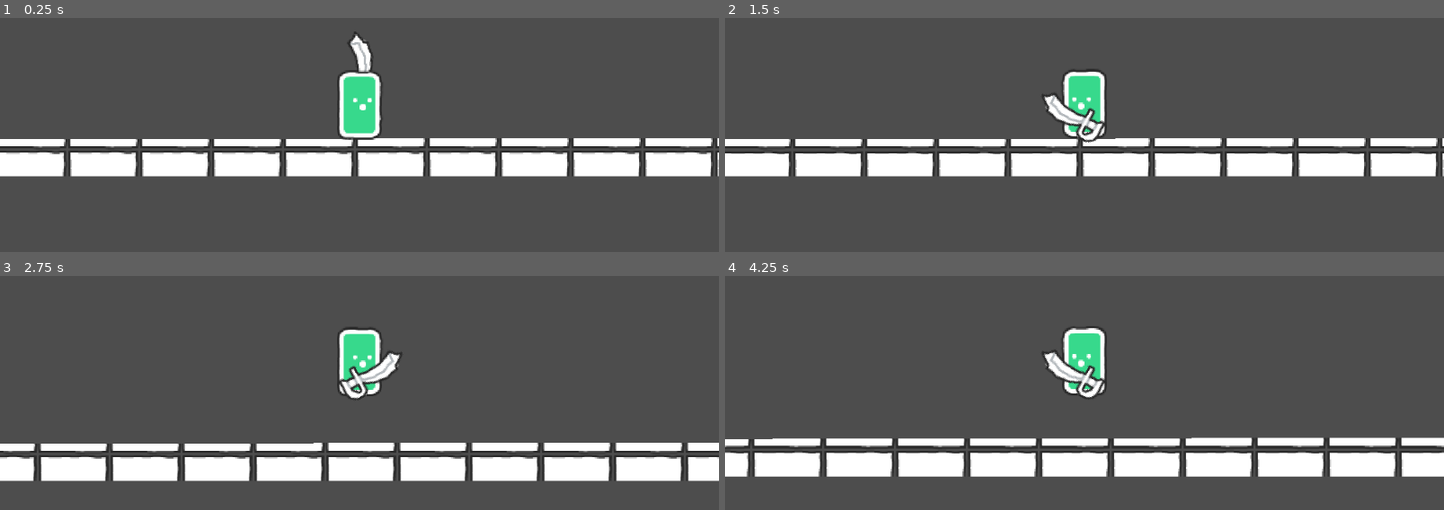
Above: before the commit, frames 1-4 (two rows, left to right).
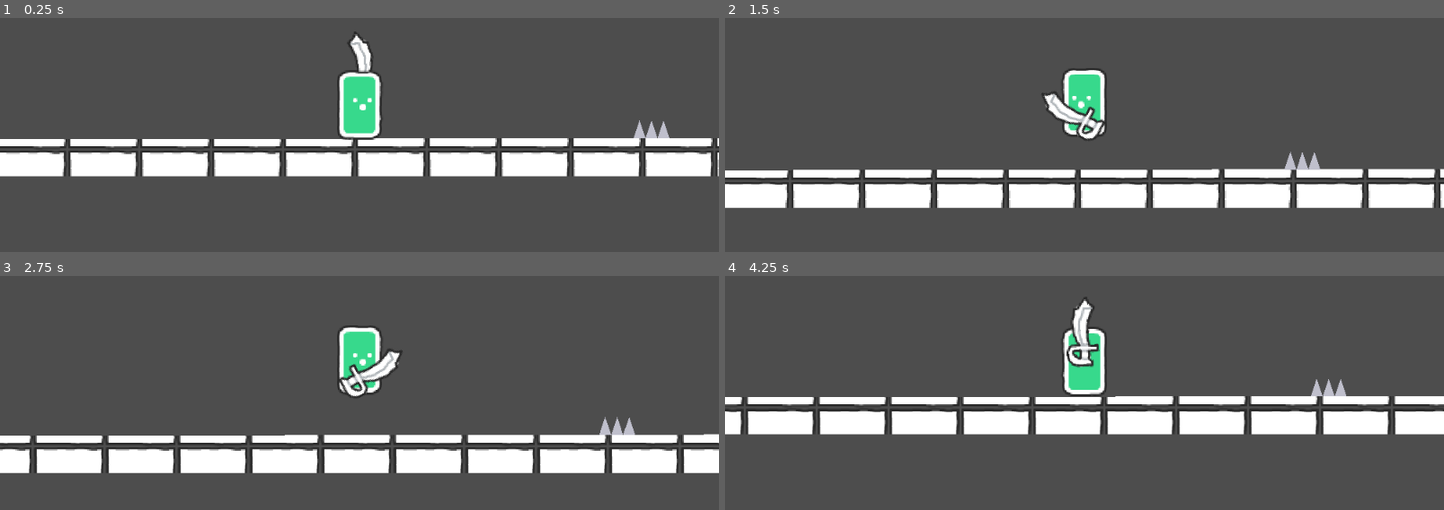
Above: after the commit, the same moments.

Repository: WolfgangSenff/intro-to-eventresource-pattern
Game: Godot game, scene res://scenes/levels/level_base.tscn
Same seed, same stepped clock (60 frames per second), same inputs: the game is played once before the commit and once after it.
Inputs:
- Up to frame 1 (0.25 s): no input
- Up to frame 2 (1.5 s): hold D (move_right) 0.53-1.28 s; tap Shift (dash) at 0.6 s; tap Space (jump) at 0.77, 0.8, 1.07, 1.35 s; hold A (move_left) from 1.28 s (still down)
- Up to frame 3 (2.75 s): tap Space (jump) at 1.52, 1.82, 2.3 s; tap Shift (dash) at 1.55, 2.1 s; release A (move_left) at 2.03 s; hold D (move_right) from 2.03 s (still down)
- Up to frame 4 (4.25 s): tap Shift (dash) at 2.85 s; tap Space (jump) at 3.02, 3.32, 3.6, 3.77, 4.07 s; release D (move_right) at 3.53 s; hold A (move_left) from 3.53 s (still down)

The runs differ from the first frame. In frame 1, 0.2% of the frame differs, in the area x 88-94%, y 43-52%; in frame 2, 24%; in frame 3, 15%; in frame 4, 30%, in the area x 0-100%, y 8-86%.

Commit message:
Video 2: Moving to other components and events

Diff:
--- a/components/dash_component.gd
+++ b/components/dash_component.gd
@@ -2,7 +2,6 @@
 extends ComponentBase
 
 @export var body: CharacterBody2D
-@export var animation_player: AnimationPlayer
 @export var facing: Node2D
 @export var speed := 320.0
 @export var duration := 0.15
@@ -16,7 +15,6 @@
 		time_left = duration
 		body.set_physics_process(false)
 		cooldown_left = 0.0
-		animation_player.play("dash")
 
 func _physics_process(delta: float) -> void:
 	if time_left <= 0.0:
@@ -25,7 +23,6 @@
 
 	time_left -= delta
 	body.velocity = Vector2(facing.scale.x * speed, 0.0)
-	body.move_and_slide()
 
 	if time_left <= 0.0:
 		body.set_physics_process(true)
--- /dev/null
+++ b/components/double_jump_component.gd
@@ -0,0 +1,18 @@
+class_name DoubleJumpComponent
+extends ComponentBase
+
+@export var jump: JumpComponent
+@export_range(0.0, 1.0) var strength := 0.85
+@export var air_jumps := 1
+
+var jumps_left = 0
+
+func _on_event(..._args: Array) -> void:
+	var falling = jump.body.velocity.y > 0.0 and not jump.body.is_on_floor()
+	if falling and jumps_left > 0:
+		jumps_left -= 1
+		jump.body.velocity.y = jump.jump_velocity * strength
+
+func _physics_process(_delta: float) -> void:
+	if jump.body.is_on_floor():
+		jumps_left = air_jumps
--- /dev/null
+++ b/components/facing_component.gd
@@ -0,0 +1,8 @@
+class_name FacingComponent
+extends ComponentBase
+
+@export var sprite: Node2D
+
+func _on_event(...args: Array) -> void:
+	var direction = args[0]
+	sprite.scale.x = -1 if direction < 0 else 1
--- /dev/null
+++ b/components/gravity.tscn
@@ -0,0 +1,7 @@
+[gd_scene format=3 uid="uid://c5woehmu548t8"]
+
+[ext_resource type="Script" uid="uid://cwhpb2brjfqr5" path="res://components/gravity_component.gd" id="1_7yg66"]
+
+[node name="Gravity" type="Node" unique_id=962012914 node_paths=PackedStringArray("body")]
+script = ExtResource("1_7yg66")
+body = NodePath("")
--- /dev/null
+++ b/components/gravity_component.gd
@@ -0,0 +1,7 @@
+class_name GravityComponent
+extends Node
+
+@export var body: CharacterBody2D
+
+func _physics_process(delta: float) -> void:
+	body.velocity += body.get_gravity() * delta
--- /dev/null
+++ b/components/hurt_player_area_component.gd
@@ -0,0 +1,14 @@
+class_name HurtPlayerAreaComponent
+extends Area2D
+
+@export var hurt_player: EventResource
+@export var knocks_back := true
+
+func _ready() -> void:
+	body_entered.connect(_on_body_entered)
+
+func _on_body_entered(_body: Node2D) -> void:
+	if knocks_back:
+		hurt_player.event.emit(global_position)
+	else:
+		hurt_player.event.emit()
--- /dev/null
+++ b/components/hurt_player_component.gd
@@ -0,0 +1,31 @@
+class_name HurtPlayerComponent
+extends ComponentBase
+
+@export var body: CharacterBody2D
+@export var animation_player: AnimationPlayer
+@export var knockback_speed := 200.0
+@export var knockback_lift := -150.0
+@export var knockback_duration := 0.25
+
+var time_left = 0.0
+
+func _on_event(...args: Array) -> void:
+	animation_player.play("hurt")
+	if args:
+		knock_back_from(args[0])
+
+func knock_back_from(from: Vector2) -> void:
+	var away = signf(body.global_position.x - from.x)
+	body.velocity = Vector2(away * knockback_speed, knockback_lift)
+	time_left = knockback_duration
+	body.set_physics_process(false)
+
+func _physics_process(delta: float) -> void:
+	if time_left <= 0.0:
+		return
+
+	time_left -= delta
+	body.velocity += body.get_gravity() * delta
+
+	if time_left <= 0.0:
+		body.set_physics_process(true)
--- /dev/null
+++ b/components/jump_component.gd
@@ -0,0 +1,9 @@
+class_name JumpComponent
+extends ComponentBase
+
+@export var body: CharacterBody2D
+@export var jump_velocity := -300.0
+
+func _on_event(..._args: Array) -> void:
+	if body.is_on_floor():
+		body.velocity.y = jump_velocity
--- /dev/null
+++ b/components/move_and_slide.gd
@@ -0,0 +1,7 @@
+class_name MoveAndSlideComponent
+extends Node
+
+@export var body: CharacterBody2D
+
+func _physics_process(_delta: float) -> void:
+	body.move_and_slide()
--- /dev/null
+++ b/components/move_and_slide.tscn
@@ -0,0 +1,7 @@
+[gd_scene format=3 uid="uid://cj1y68a5485g2"]
+
+[ext_resource type="Script" uid="uid://c3xhnov0pcn7j" path="res://components/move_and_slide.gd" id="1_move"]
+
+[node name="MoveAndSlide" type="Node" unique_id=1765221062]
+process_physics_priority = 2
+script = ExtResource("1_move")
--- /dev/null
+++ b/components/turn_around.gd
@@ -0,0 +1,8 @@
+class_name TurnAroundComponent
+extends Node2D
+
+@export var facing: Node2D
+
+func _physics_process(_delta: float) -> void:
+	if not %LedgeCast.is_colliding() or %WallCast.is_colliding():
+		facing.scale.x = -facing.scale.x
--- /dev/null
+++ b/components/turn_around.tscn
@@ -0,0 +1,16 @@
+[gd_scene format=3]
+
+[ext_resource type="Script" uid="uid://ditxnfqyo78i" path="res://components/turn_around.gd" id="1_turn"]
+
+[node name="TurnAround" type="Node2D"]
+process_physics_priority = 1
+script = ExtResource("1_turn")
+
+[node name="LedgeCast" type="RayCast2D" parent="."]
+unique_name_in_owner = true
+position = Vector2(26, 0)
+target_position = Vector2(0, 40)
+
+[node name="WallCast" type="RayCast2D" parent="."]
+unique_name_in_owner = true
+target_position = Vector2(34, 0)
--- /dev/null
+++ b/components/walk_component.gd
@@ -0,0 +1,9 @@
+class_name WalkComponent
+extends Node
+
+@export var body: CharacterBody2D
+@export var facing: Node2D
+@export var speed := 40.0
+
+func _physics_process(_delta: float) -> void:
+	body.velocity.x = facing.scale.x * speed
--- /dev/null
+++ b/events/airborne.tres
@@ -0,0 +1,6 @@
+[gd_resource type="Resource" script_class="LocalEvent" format=3]
+
+[ext_resource type="Script" uid="uid://diovcyuj8ipt0" path="res://events/local_event.gd" id="1_8n0de"]
+
+[resource]
+script = ExtResource("1_8n0de")
--- /dev/null
+++ b/events/double_jumped.tres
@@ -0,0 +1,6 @@
+[gd_resource type="Resource" script_class="LocalEvent" format=3]
+
+[ext_resource type="Script" uid="uid://diovcyuj8ipt0" path="res://events/local_event.gd" id="1_8n0de"]
+
+[resource]
+script = ExtResource("1_8n0de")
--- /dev/null
+++ b/events/hurt_player.tres
@@ -0,0 +1,6 @@
+[gd_resource type="Resource" script_class="EventResource" format=3]
+
+[ext_resource type="Script" uid="uid://6uwssipguibq" path="res://events/event_resource.gd" id="1_event"]
+
+[resource]
+script = ExtResource("1_event")
--- /dev/null
+++ b/events/idled.tres
@@ -0,0 +1,6 @@
+[gd_resource type="Resource" script_class="LocalEvent" format=3]
+
+[ext_resource type="Script" uid="uid://diovcyuj8ipt0" path="res://events/local_event.gd" id="1_8n0de"]
+
+[resource]
+script = ExtResource("1_8n0de")
--- /dev/null
+++ b/events/jumped.tres
@@ -0,0 +1,7 @@
+[gd_resource type="Resource" script_class="LocalEvent" format=3 uid="uid://d4h3ibqurj084"]
+
+[ext_resource type="Script" uid="uid://diovcyuj8ipt0" path="res://events/local_event.gd" id="1_8n0de"]
+
+[resource]
+script = ExtResource("1_8n0de")
+metadata/_custom_type_script = "uid://diovcyuj8ipt0"
--- /dev/null
+++ b/events/moved.tres
@@ -0,0 +1,6 @@
+[gd_resource type="Resource" script_class="LocalEvent" format=3]
+
+[ext_resource type="Script" uid="uid://diovcyuj8ipt0" path="res://events/local_event.gd" id="1_6gydo"]
+
+[resource]
+script = ExtResource("1_6gydo")
--- /dev/null
+++ b/events/walked.tres
@@ -0,0 +1,6 @@
+[gd_resource type="Resource" script_class="LocalEvent" format=3]
+
+[ext_resource type="Script" uid="uid://diovcyuj8ipt0" path="res://events/local_event.gd" id="1_8n0de"]
+
+[resource]
+script = ExtResource("1_8n0de")
--- /dev/null
+++ b/scenes/enemies/enemy.tscn
@@ -0,0 +1,44 @@
+[gd_scene format=3 uid="uid://jocm038goral"]
+
+[ext_resource type="Texture2D" uid="uid://b2gkslfbk7hxf" path="res://assets/character_round_red.png" id="1_sprite"]
+[ext_resource type="PackedScene" path="res://components/turn_around.tscn" id="2_turn"]
+[ext_resource type="Script" uid="uid://jbu34nhbsbiy" path="res://components/walk_component.gd" id="4_walk"]
+[ext_resource type="PackedScene" uid="uid://c5woehmu548t8" path="res://components/gravity.tscn" id="5_jt03m"]
+[ext_resource type="PackedScene" uid="uid://cj1y68a5485g2" path="res://components/move_and_slide.tscn" id="5_move"]
+[ext_resource type="Script" uid="uid://53r5mhpurbom" path="res://components/hurt_player_area_component.gd" id="6_hurt_area"]
+[ext_resource type="Resource" path="res://events/hurt_player.tres" id="7_hurt_player"]
+
+[sub_resource type="CircleShape2D" id="CircleShape2D_body"]
+radius = 28.0
+
+[node name="Enemy" type="CharacterBody2D" unique_id=989224009]
+collision_layer = 4
+
+[node name="CollisionShape2D" type="CollisionShape2D" parent="." unique_id=79595639]
+shape = SubResource("CircleShape2D_body")
+
+[node name="Sprite2D" type="Sprite2D" parent="." unique_id=488153213]
+texture = ExtResource("1_sprite")
+
+[node name="TurnAround" parent="Sprite2D" unique_id=1307247817 node_paths=PackedStringArray("facing") instance=ExtResource("2_turn")]
+facing = NodePath("..")
+
+[node name="HurtPlayerArea" type="Area2D" parent="." unique_id=65941136]
+collision_layer = 0
+collision_mask = 2
+script = ExtResource("6_hurt_area")
+hurt_player = ExtResource("7_hurt_player")
+
+[node name="CollisionShape2D" type="CollisionShape2D" parent="HurtPlayerArea" unique_id=951478398]
+shape = SubResource("CircleShape2D_body")
+
+[node name="Gravity" parent="." unique_id=962012914 node_paths=PackedStringArray("body") instance=ExtResource("5_jt03m")]
+body = NodePath("..")
+
+[node name="Walk" type="Node" parent="." unique_id=477680654 node_paths=PackedStringArray("body", "facing")]
+script = ExtResource("4_walk")
+body = NodePath("..")
+facing = NodePath("../Sprite2D")
+
+[node name="MoveAndSlide" parent="." unique_id=505893364 node_paths=PackedStringArray("body") instance=ExtResource("5_move")]
+body = NodePath("..")
--- /dev/null
+++ b/scenes/hazards/spike.tscn
@@ -0,0 +1,22 @@
+[gd_scene format=3]
+
+[ext_resource type="Script" uid="uid://53r5mhpurbom" path="res://components/hurt_player_area_component.gd" id="1_area"]
+[ext_resource type="Resource" path="res://events/hurt_player.tres" id="2_hurt_player"]
+
+[sub_resource type="RectangleShape2D" id="RectangleShape2D_spike"]
+size = Vector2(28, 10)
+
+[node name="Spike" type="Area2D"]
+collision_layer = 0
+collision_mask = 2
+script = ExtResource("1_area")
+hurt_player = ExtResource("2_hurt_player")
+knocks_back = false
+
+[node name="Polygon2D" type="Polygon2D" parent="."]
+color = Color(0.75, 0.75, 0.8, 1)
+polygon = PackedVector2Array(-16, 0, -10.7, -16, -5.3, 0, 0, -16, 5.3, 0, 10.7, -16, 16, 0)
+
+[node name="CollisionShape2D" type="CollisionShape2D" parent="."]
+position = Vector2(0, -5)
+shape = SubResource("RectangleShape2D_spike")
--- a/scenes/levels/level_base.tscn
+++ b/scenes/levels/level_base.tscn
@@ -3,6 +3,8 @@
 [ext_resource type="Texture2D" uid="uid://bmtq8kc8mv721" path="res://assets/block.png" id="1_0y8gg"]
 [ext_resource type="PackedScene" uid="uid://dx3lvx260csxm" path="res://scenes/player/player.tscn" id="1_u0om3"]
 [ext_resource type="Script" uid="uid://bqkchkmrygei7" path="res://scenes/levels/collision_shape_2d.gd" id="1_vvcwp"]
+[ext_resource type="PackedScene" path="res://scenes/hazards/spike.tscn" id="2_spike"]
+[ext_resource type="PackedScene" uid="uid://jocm038goral" path="res://scenes/enemies/enemy.tscn" id="3_enemy"]
 
 [node name="LevelBase" type="Node2D" unique_id=297943326]
 
@@ -21,3 +23,9 @@
 
 [node name="Player" parent="." unique_id=1986365274 instance=ExtResource("1_u0om3")]
 position = Vector2(-60, -41)
+
+[node name="Spike" parent="." unique_id=1008173310 instance=ExtResource("2_spike")]
+position = Vector2(200, -10)
+
+[node name="Enemy" parent="." unique_id=1808594125 instance=ExtResource("3_enemy")]
+position = Vector2(450, -38)
--- a/scenes/player/player.gd
+++ b/scenes/player/player.gd
@@ -1,33 +1,34 @@
 extends CharacterBody2D
 
 @export var speed := 120.0
-@export var jump_velocity := -300.0
 @export var dashed: LocalEvent
+@export var moved: LocalEvent
+@export var jumped: LocalEvent
+@export var double_jumped: LocalEvent
+@export var walked: LocalEvent
+@export var idled: LocalEvent
+@export var airborne: LocalEvent
 
-func _physics_process(delta: float) -> void:
+func _physics_process(_delta: float) -> void:
 	if Input.is_action_just_pressed("dash"):
 		dashed.event.emit()
 		return
 
-	velocity += get_gravity() * delta
-
-	if Input.is_action_just_pressed("jump") and is_on_floor():
-		velocity.y = jump_velocity
+	if Input.is_action_just_pressed("jump"):
+		if is_on_floor():
+			jumped.event.emit()
+		else:
+			double_jumped.event.emit()
 
 	var direction = Input.get_axis("move_left", "move_right")
 	velocity.x = direction * speed
 
 	if direction != 0:
-		%Sprite2D.scale.x = -1 if direction < 0 else 1
+		moved.event.emit(direction)
 
 	if not is_on_floor():
-		play("jump")
+		airborne.event.emit()
 	elif direction != 0:
-		play("walk")
+		walked.event.emit()
 	else:
-		play("idle")
-
-	move_and_slide()
-
-func play(animation: String) -> void:
-	%AnimationPlayer.play(animation)
+		idled.event.emit()
--- a/scenes/player/player.tscn
+++ b/scenes/player/player.tscn
@@ -4,7 +4,21 @@
 [ext_resource type="Texture2D" uid="uid://caxu57o5yx71i" path="res://assets/character_rectangle_green.png" id="2_gmlin"]
 [ext_resource type="Texture2D" uid="uid://bd1noxv1ss7p1" path="res://assets/item_sword.png" id="3_lvxji"]
 [ext_resource type="Resource" uid="uid://cqbjr84rpk37h" path="res://events/dashed.tres" id="5_75vfm"]
+[ext_resource type="Script" uid="uid://ck6lyv0ftr373" path="res://components/jump_component.gd" id="6_75vfm"]
 [ext_resource type="Script" uid="uid://bp38u6aljfb4c" path="res://components/dash_component.gd" id="6_dash"]
+[ext_resource type="Resource" path="res://events/moved.tres" id="7_moved"]
+[ext_resource type="Resource" uid="uid://d4h3ibqurj084" path="res://events/jumped.tres" id="8_5gtgg"]
+[ext_resource type="Script" uid="uid://baljyjo2ne0ox" path="res://components/facing_component.gd" id="8_facing"]
+[ext_resource type="Resource" path="res://events/double_jumped.tres" id="9_double_jumped"]
+[ext_resource type="Script" uid="uid://cpnwxkxp8nudd" path="res://components/double_jump_component.gd" id="10_double_jump"]
+[ext_resource type="Script" uid="uid://bd06kuk33gu6n" path="res://components/animation_reaction_component.gd" id="11_reaction"]
+[ext_resource type="Resource" path="res://events/walked.tres" id="12_walked"]
+[ext_resource type="Resource" path="res://events/idled.tres" id="13_idled"]
+[ext_resource type="Resource" path="res://events/airborne.tres" id="14_airborne"]
+[ext_resource type="Script" uid="uid://h3y4pjiu3e6" path="res://components/hurt_player_component.gd" id="15_hurt_player"]
+[ext_resource type="Resource" path="res://events/hurt_player.tres" id="16_hurt_player_event"]
+[ext_resource type="PackedScene" uid="uid://cj1y68a5485g2" path="res://components/move_and_slide.tscn" id="17_move_and_slide"]
+[ext_resource type="PackedScene" uid="uid://c5woehmu548t8" path="res://components/gravity.tscn" id="18_lgqa7"]
 
 [sub_resource type="RectangleShape2D" id="RectangleShape2D_body"]
 size = Vector2(39, 60)
@@ -197,10 +211,54 @@
 &"walk": SubResource("Animation_qek5x")
 }
 
+[sub_resource type="Animation" id="Animation_fcs02"]
+length = 0.001
+tracks/0/type = "value"
+tracks/0/imported = false
+tracks/0/enabled = true
+tracks/0/path = NodePath("Sprite2D:modulate")
+tracks/0/interp = 1
+tracks/0/loop_wrap = true
+tracks/0/keys = {
+"times": PackedFloat32Array(0),
+"transitions": PackedFloat32Array(1),
+"update": 0,
+"values": [Color(1, 1, 1, 1)]
+}
+
+[sub_resource type="Animation" id="Animation_myrg7"]
+resource_name = "hurt"
+length = 0.6
+step = 0.1
+tracks/0/type = "value"
+tracks/0/imported = false
+tracks/0/enabled = true
+tracks/0/path = NodePath("Sprite2D:modulate")
+tracks/0/interp = 1
+tracks/0/loop_wrap = true
+tracks/0/keys = {
+"times": PackedFloat32Array(0, 0.1, 0.2, 0.3, 0.4, 0.5, 0.6),
+"transitions": PackedFloat32Array(1, 1, 1, 1, 1, 1, 1),
+"update": 0,
+"values": [Color(1, 1, 1, 1), Color(1, 0, 0, 1), Color(1, 1, 1, 1), Color(1, 0, 0, 1), Color(1, 1, 1, 1), Color(1, 0, 0, 1), Color(1, 1, 1, 1)]
+}
+
+[sub_resource type="AnimationLibrary" id="AnimationLibrary_kvlxm"]
+_data = {
+&"RESET": SubResource("Animation_fcs02"),
+&"hurt": SubResource("Animation_myrg7")
+}
+
 [node name="Player" type="CharacterBody2D" unique_id=1986365274 groups=["level_travelers", "player"]]
 collision_layer = 2
 script = ExtResource("1_player")
 dashed = ExtResource("5_75vfm")
+moved = ExtResource("7_moved")
+jumped = ExtResource("8_5gtgg")
+double_jumped = ExtResource("9_double_jumped")
+walked = ExtResource("12_walked")
+idled = ExtResource("13_idled")
+airborne = ExtResource("14_airborne")
 
 [node name="CollisionShape" type="CollisionShape2D" parent="." unique_id=1880857310]
 position = Vector2(0.5, 0)
@@ -222,12 +280,66 @@
 libraries/ = SubResource("AnimationLibrary_5gtgg")
 autoplay = &"idle"
 
+[node name="HurtAnimationPlayer" type="AnimationPlayer" parent="." unique_id=469133852]
+unique_name_in_owner = true
+libraries/ = SubResource("AnimationLibrary_kvlxm")
+
 [node name="Camera2D" type="Camera2D" parent="." unique_id=2123459453]
 
-[node name="Dash" type="Node" parent="." unique_id=1646656593 node_paths=PackedStringArray("body", "animation_player", "facing")]
+[node name="Dash" type="Node" parent="." unique_id=1646656593 node_paths=PackedStringArray("body", "facing")]
 script = ExtResource("6_dash")
 body = NodePath("..")
-animation_player = NodePath("../AnimationPlayer")
 facing = NodePath("../Sprite2D")
 duration = 0.25
 game_event = ExtResource("5_75vfm")
+
+[node name="Jump" type="Node" parent="." unique_id=1769578753 node_paths=PackedStringArray("body")]
+script = ExtResource("6_75vfm")
+body = NodePath("..")
+game_event = ExtResource("8_5gtgg")
+
+[node name="Facing" type="Node" parent="." unique_id=1513641627 node_paths=PackedStringArray("sprite")]
+script = ExtResource("8_facing")
+sprite = NodePath("../Sprite2D")
+game_event = ExtResource("7_moved")
+
+[node name="DoubleJump" type="Node" parent="." unique_id=1665175159 node_paths=PackedStringArray("jump")]
+script = ExtResource("10_double_jump")
+jump = NodePath("../Jump")
+game_event = ExtResource("9_double_jumped")
+
+[node name="DashAnimation" type="Node" parent="." unique_id=2126069114 node_paths=PackedStringArray("animation_player")]
+script = ExtResource("11_reaction")
+animation_name = "dash"
+animation_player = NodePath("../AnimationPlayer")
+game_event = ExtResource("5_75vfm")
+
+[node name="WalkAnimation" type="Node" parent="." unique_id=808433595 node_paths=PackedStringArray("animation_player")]
+script = ExtResource("11_reaction")
+animation_name = "walk"
+animation_player = NodePath("../AnimationPlayer")
+game_event = ExtResource("12_walked")
+
+[node name="IdleAnimation" type="Node" parent="." unique_id=953961529 node_paths=PackedStringArray("animation_player")]
+script = ExtResource("11_reaction")
+animation_name = "idle"
+animation_player = NodePath("../AnimationPlayer")
+game_event = ExtResource("13_idled")
+
+[node name="AirborneAnimation" type="Node" parent="." unique_id=495077732 node_paths=PackedStringArray("animation_player")]
+script = ExtResource("11_reaction")
+animation_name = "jump"
+animation_player = NodePath("../AnimationPlayer")
+game_event = ExtResource("14_airborne")
+
+[node name="HurtPlayer" type="Node" parent="." unique_id=1547266969 node_paths=PackedStringArray("body", "animation_player")]
+script = ExtResource("15_hurt_player")
+body = NodePath("..")
+animation_player = NodePath("../HurtAnimationPlayer")
+game_event = ExtResource("16_hurt_player_event")
+
+[node name="Gravity" parent="." unique_id=962012914 node_paths=PackedStringArray("body") instance=ExtResource("18_lgqa7")]
+body = NodePath("..")
+
+[node name="MoveAndSlide" parent="." unique_id=1063843980 node_paths=PackedStringArray("body") instance=ExtResource("17_move_and_slide")]
+body = NodePath("..")
Not shown, added: components/double_jump_component.gd.uid
Not shown, added: components/facing_component.gd.uid
Not shown, added: components/gravity_component.gd.uid
Not shown, added: components/hurt_player_area_component.gd.uid
Not shown, added: components/hurt_player_component.gd.uid
Not shown, added: components/jump_component.gd.uid
Not shown, added: components/move_and_slide.gd.uid
Not shown, added: components/turn_around.gd.uid
Not shown, added: components/walk_component.gd.uid
